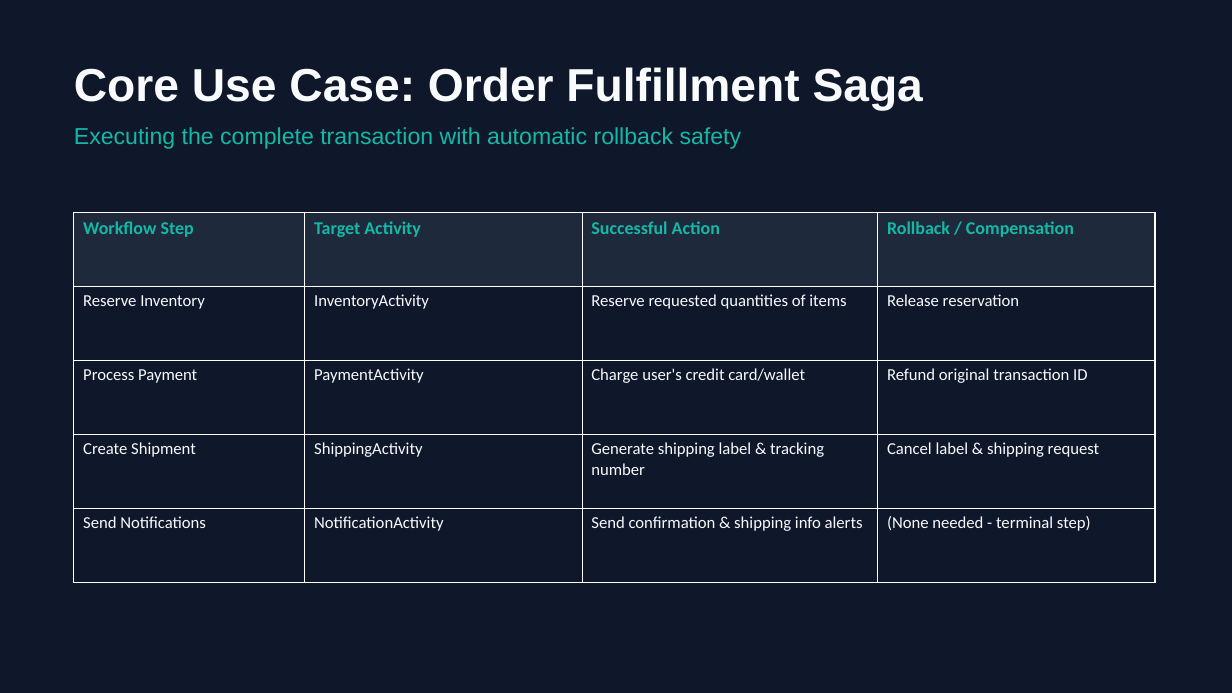
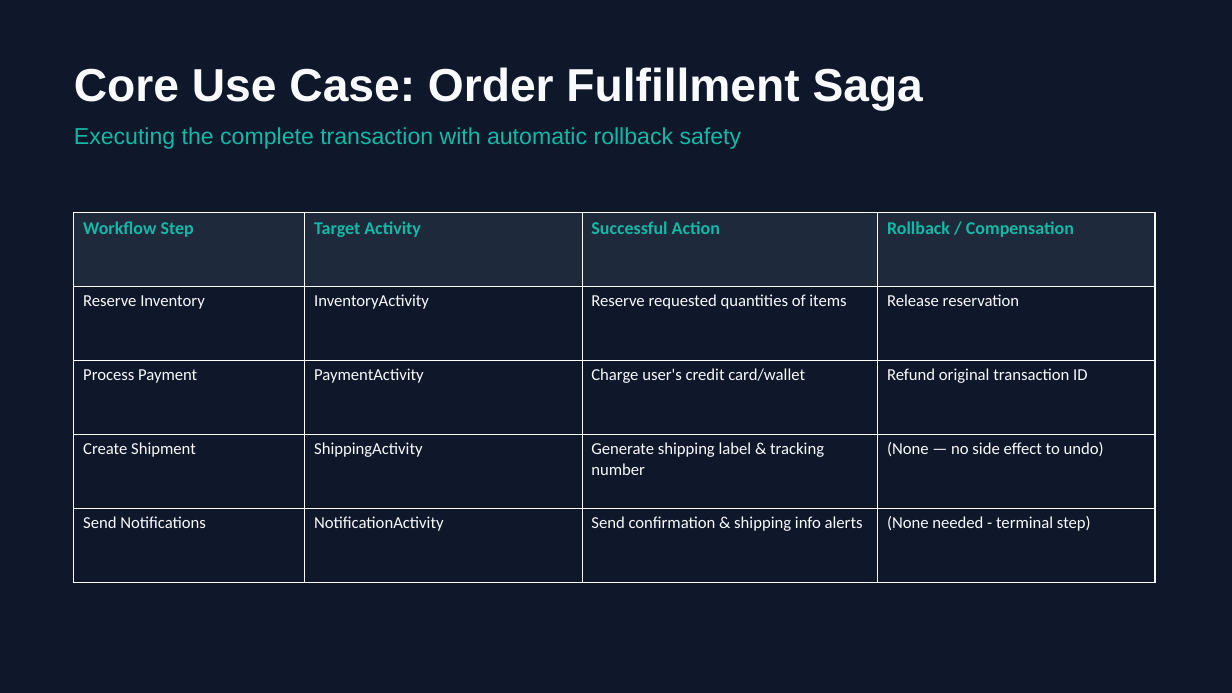
Before and after one commit to Ashutoshkumartarento/order-management-system-temporal, a slide deck: slide 4 of docs/diagrams/PPT/order_management_system_presentation.pptx. Drawn at 1232x693 pixels with LibreOffice and Linux fonts; fonts in the diff are those of the drawing. Boxes give left, top, right and bottom in pixels: in the first picture for what was removed or moved away, otherwise in the second. Text is boxed around its words. In the diff, an @@ line names an element or a change of style, - is before the commit and + after.

Commit message:
ppt update

```diff
--- a/docs/diagrams/PPT/order_management_system_presentation.pptx
+++ b/docs/diagrams/PPT/order_management_system_presentation.pptx
@@ table at (74, 213, 1155, 582) @@
-row 4, column 4: Cancel label & shipping request
+row 4, column 4: (None — no side effect to undo)
```
Also in this commit, not shown: 3 slides added, 1 other file.
